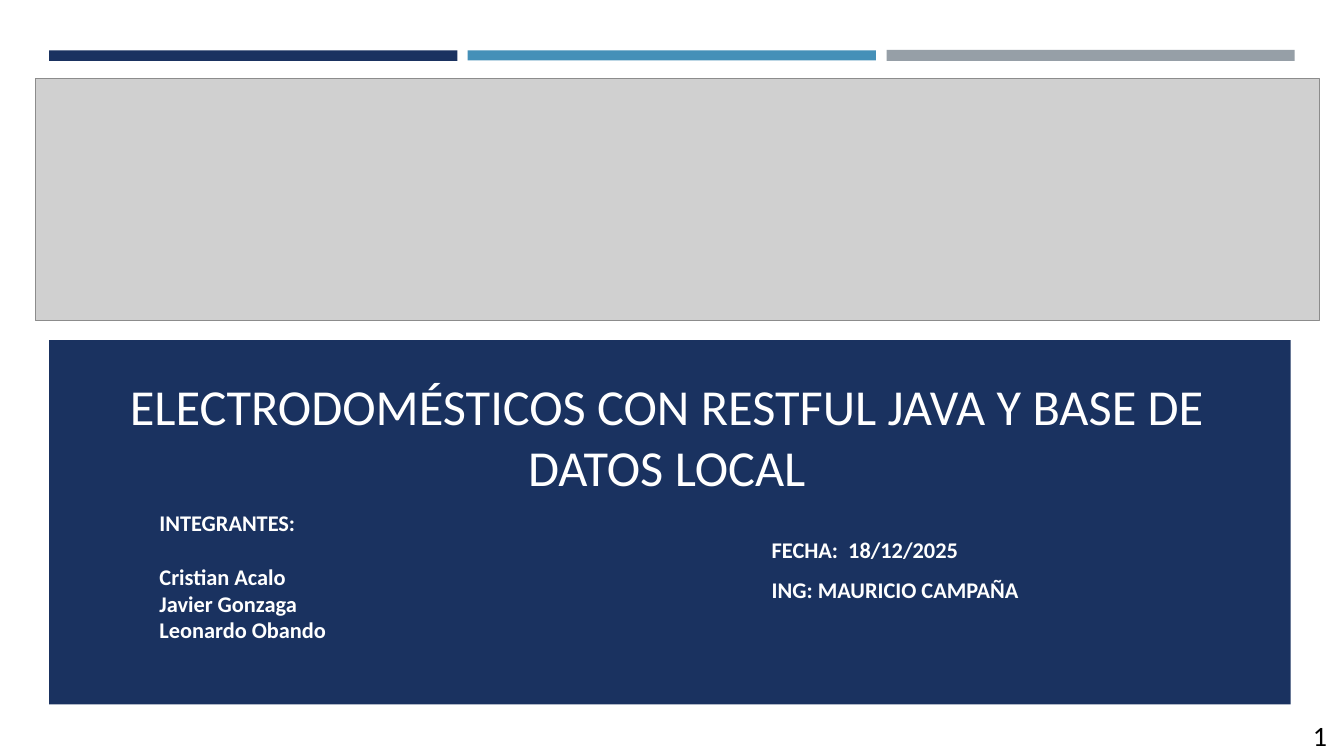
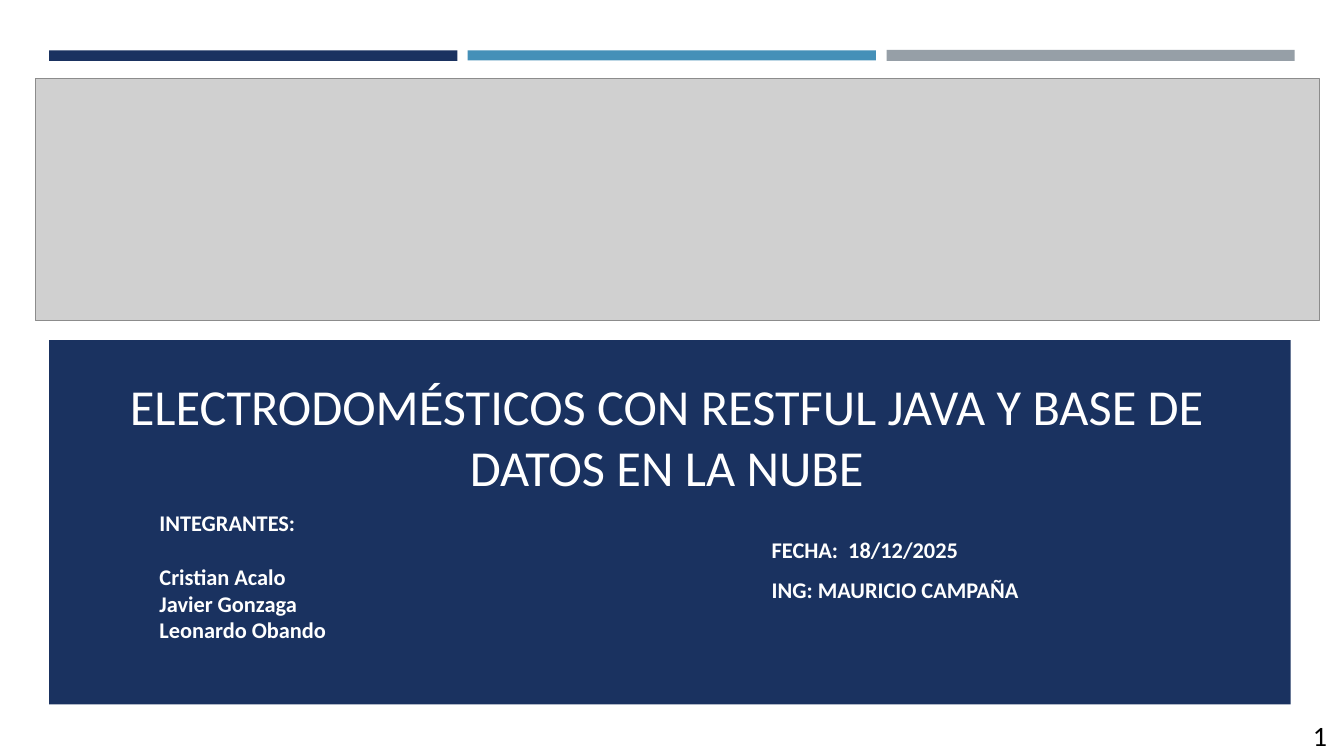
Before and after one commit to CrisAcalo/EABMODEL_Arquitectura_26754, a slide deck: slide 1 of U2/PAO202551_ELECTRO_BDDNUBE_RESTFULL_JAVA_GR01/05. DOCUMENTACION/Examen_Comercializadora_Restful_Java_Grupo1.pptx. Drawn at 1344x756 pixels with LibreOffice and Linux fonts; fonts in the diff are those of the drawing; grey boxes stand for pictures. Boxes give left, top, right and bottom in pixels: in the first picture for what was removed or moved away, otherwise in the second. Text is boxed around its words. In the diff, an @@ line names an element or a change of style, - is before the commit and + after.

```diff
--- a/U2/PAO202551_ELECTRO_BDDNUBE_RESTFULL_JAVA_GR01/05. DOCUMENTACION/Examen_Comercializadora_Restful_Java_Grupo1.pptx
+++ b/U2/PAO202551_ELECTRO_BDDNUBE_RESTFULL_JAVA_GR01/05. DOCUMENTACION/Examen_Comercializadora_Restful_Java_Grupo1.pptx
@@ title at (x1=130, y1=384, x2=1204, y2=487): text changed @@
-ELECTRODOMÉSTICOS CON RESTFUL JAVA Y BASE DE DATOS LOCAL
+ELECTRODOMÉSTICOS CON RESTFUL JAVA Y BASE DE DATOS EN LA NUBE
```
Also in this commit, not shown: 10 other slides changed, 5 other files.
